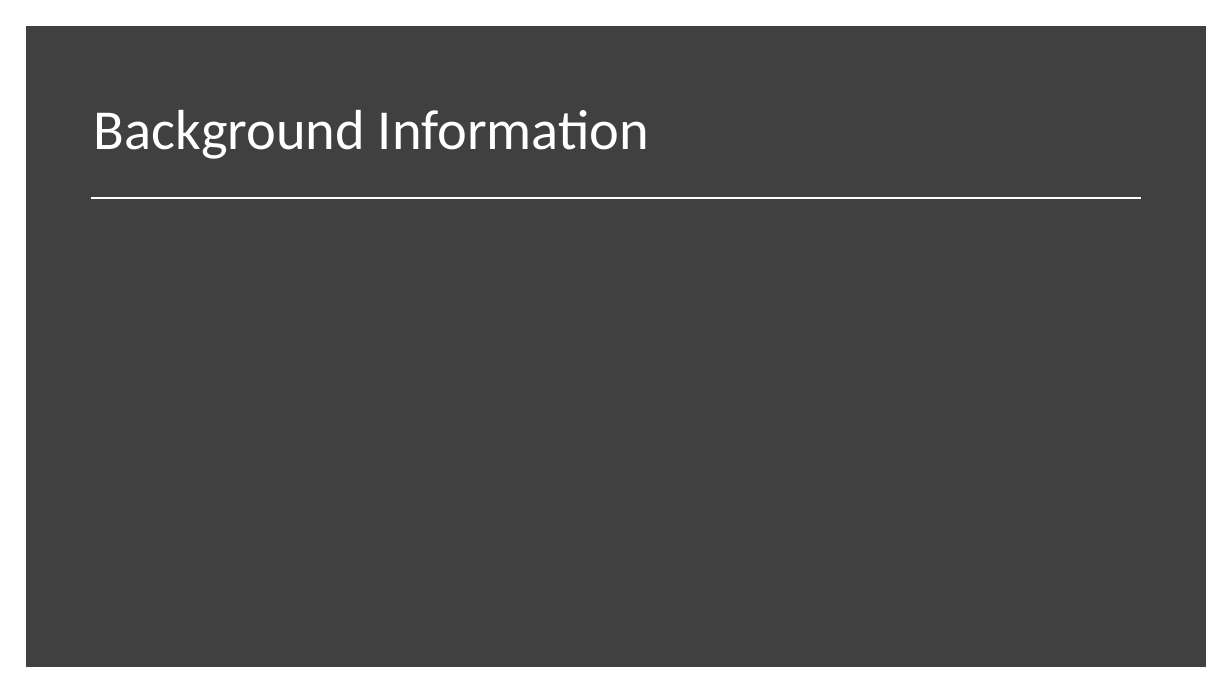
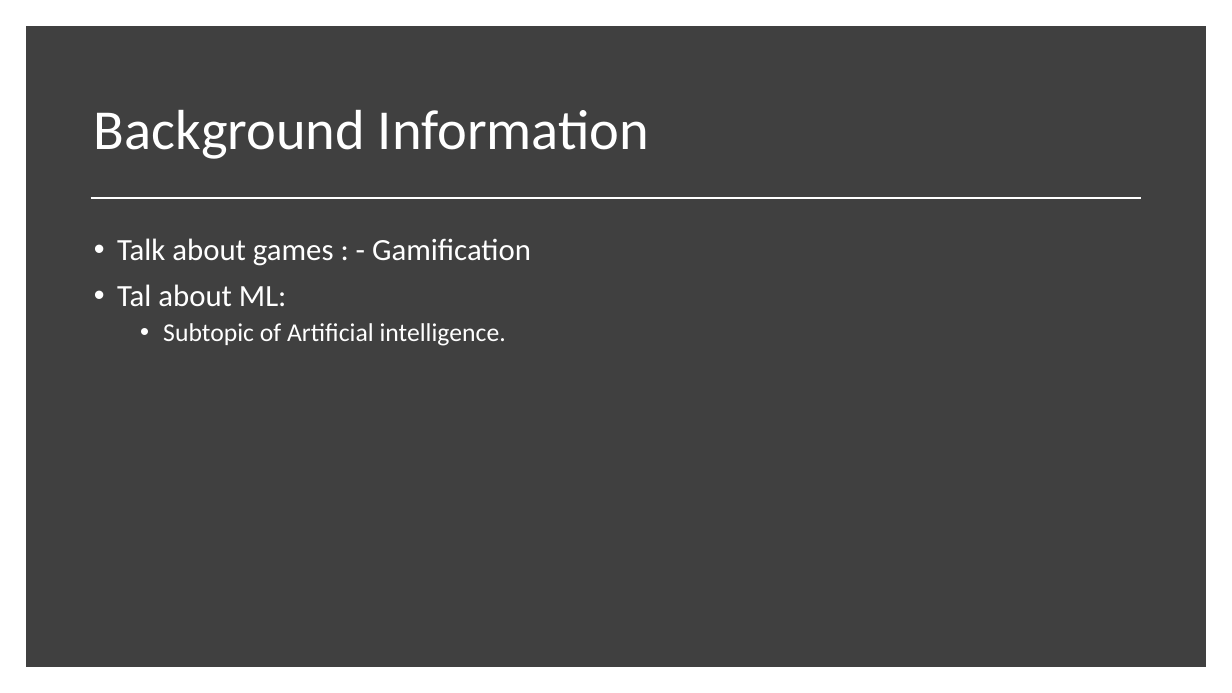
Before and after one commit to codingWithAndy/CSCM10-Computer_Science_Project_Research_Methods, a slide deck: slide 5 of Presentation/CSCM10 - Presentation.pptx. Drawn at 1232x693 pixels with LibreOffice and Linux fonts; fonts in the diff are those of the drawing. Boxes give left, top, right and bottom in pixels: in the first picture for what was removed or moved away, otherwise in the second. Text is boxed around its words. In the diff, an @@ line names an element or a change of style, - is before the commit and + after.

Commit message:
Additional Progress on presentation.

```diff
--- a/Presentation/CSCM10 - Presentation.pptx
+++ b/Presentation/CSCM10 - Presentation.pptx
@@ text added at (117, 238, 531, 346), 24 pt, text #FFFFFF @@
+• Talk about games : - Gamification
+• Tal about ML:
+  • Subtopic of Artificial intelligence.
```
Also in this commit, not shown: 1 other file.
